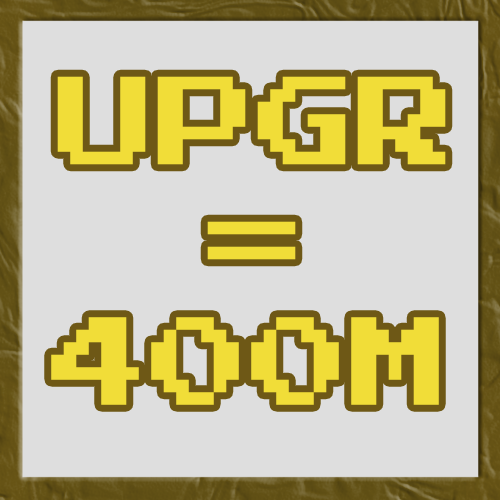
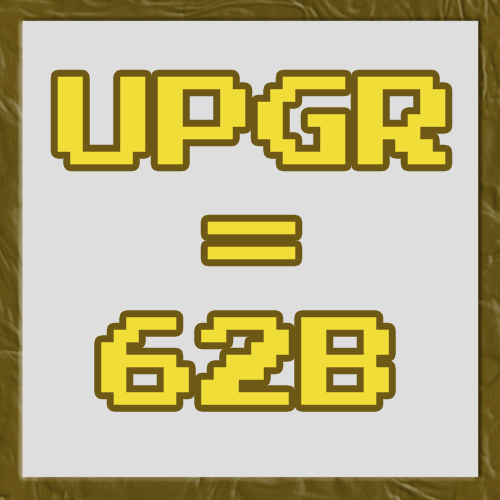
Layered file, before and after one edit (w=500, h=500). Changes by layer:
renamed "400M" to "62B", painted on it over [left=51, top=317, right=439, bottom=405]
